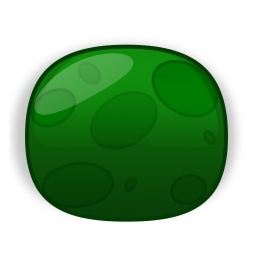
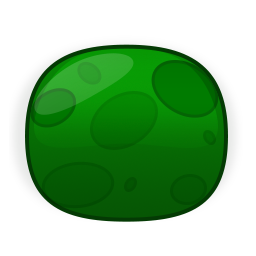
Layers edited between the first and the second 256px x 256px image:
painted on "Ellipse 3" over [34, 53, 134, 115]
painted on "Ellipse 1 copia" over [34, 48, 218, 148]
painted on "Ellipse 1" over [29, 48, 224, 218]
"Ellipse 1 copia 2": opacity 35% → 24% over [9, 38, 242, 220]
